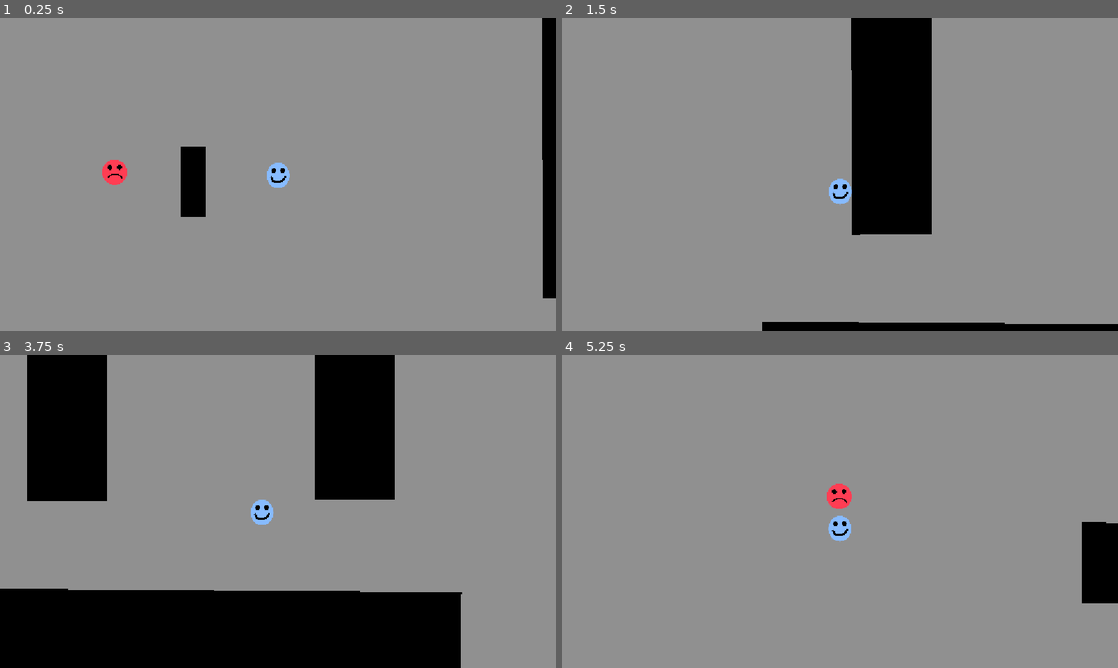
Above: before the commit, frames 1-4 (two rows, left to right).
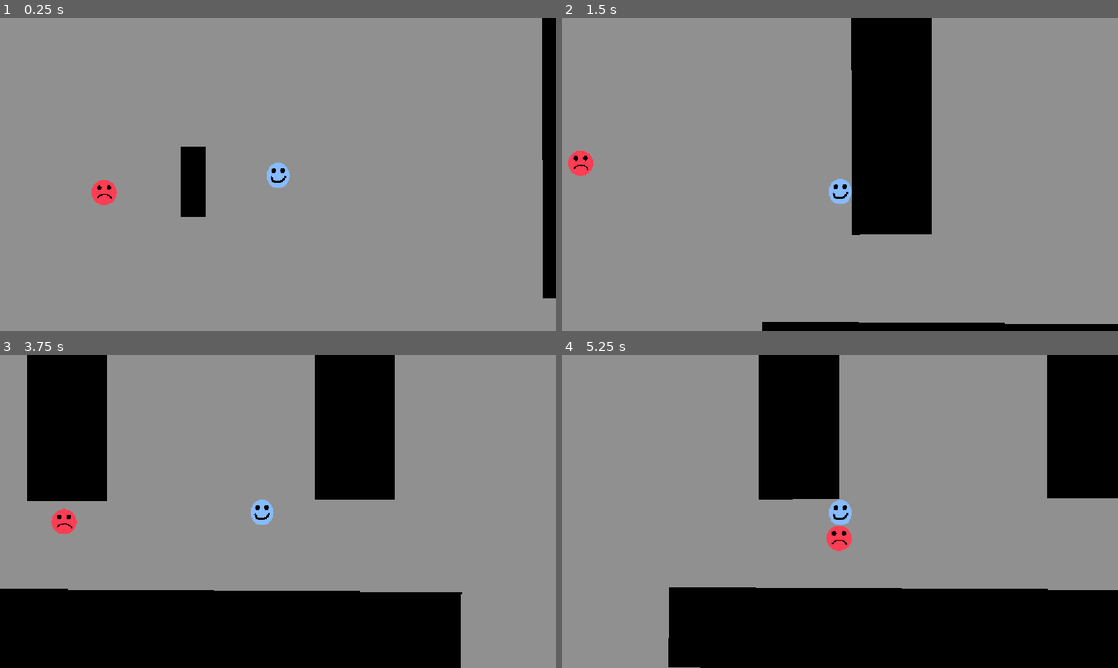
Above: after the commit, the same moments.

Repository: timothytse13/HvP
Game: Godot game, scene res://scene/main.tscn
The game is run twice, just before and just after one commit, with the same random seed, the same clock (stepped at 60 frames per second) and the same inputs.
Inputs:
- Up to frame 1 (0.25 s): no input
- Up to frame 2 (1.5 s): hold D (right) 0.53-1.28 s; hold S (down) from 1.28 s (still down)
- Up to frame 3 (3.75 s): release S (down) at 2.03 s; hold D (right) 2.03-2.78 s; hold W (up) 2.78-3.53 s; tap Enter at 3.5 s; hold A (left) from 3.53 s (still down)
- Up to frame 4 (5.25 s): release A (left) at 5.03 s; hold S (down) from 5.03 s (still down)

The runs differ from the first frame. In frame 1, 0.6% of the frame differs, in the area x 16-23%, y 45-60%; in frame 2, 0.3%; in frame 3, 0.3%; in frame 4, 35%, in the area x 19-100%, y 0-100%.

Commit message:
Added 2d Navmesh for enemy pathfinding

Diff:
--- a/scene/enemy.gd
+++ b/scene/enemy.gd
@@ -3,6 +3,7 @@
 
 const SPEED = 100.0
 
+@onready var nav_agent: NavigationAgent2D = $NavigationAgent2D
 
 var player: CharacterBody2D
 
@@ -12,7 +13,14 @@
 # TODO: remember to consolodate layer masks for collisions later
 #  		also remember to to make player camera restricted to border (so it doesn't show offmap items
 func _physics_process(delta: float) -> void:
-	if player:
-		var direction = global_position.direction_to(player.global_position)
-		velocity = direction * SPEED
-		move_and_slide()
+	if not player:
+		return
+	print("Found player")
+	nav_agent.target_position = player.global_position
+	var next_position = nav_agent.get_next_path_position()
+	var direction = global_position.direction_to(next_position)
+
+	print("enemy: ", global_position, " | Next: ", next_position, " | Direction: ", direction)
+
+	velocity = direction * SPEED
+	move_and_slide()
--- a/scene/enemy.tscn
+++ b/scene/enemy.tscn
@@ -18,3 +18,5 @@
 [node name="CollisionShape2D" type="CollisionShape2D" parent="." unique_id=1290400799]
 position = Vector2(0, 1)
 shape = SubResource("CapsuleShape2D_a4kta")
+
+[node name="NavigationAgent2D" type="NavigationAgent2D" parent="." unique_id=277578888]
--- a/scene/main.tscn
+++ b/scene/main.tscn
@@ -9,6 +9,13 @@
 
 [sub_resource type="RectangleShape2D" id="RectangleShape2D_h6au5"]
 size = Vector2(1153, 20)
+
+[sub_resource type="NavigationPolygon" id="NavigationPolygon_wp4xf"]
+vertices = PackedVector2Array(309, 165.8125, 251.07031, 165.95313, 251.07031, 99.97656, 309, 99.828125, 679.85156, 454.40625, 829.4297, 426.09375, 940.96094, 425.3125, 1028.4297, 425.09375, 1074.1094, 457.10938, 326.28906, 618.90625, 1131, 630.02344, 14.96875, 631.96875, 238.82031, 619.34375, 1131, 12.046875, 1073.5078, 544.5781, 741.96094, 426.3125, 740.96094, 32.039063, 541, 370, 541, 290, 679.2578, 541.8672, 1027.4297, 30.820313, 70, 15.7421875, 939.96094, 31.039063, 358.0703, 178.45313, 358.0703, 88, 492, 290, 324.39063, 224.64844, 492, 370, 828.4297, 31.820313, 229.89844, 51.007813, 230.02344, 90, 202, 90, 70, 64, 331.75, 214.78125, 331.65625, 178.45313, 14.0234375, 15.9375, 21, 15.921875, 21, 64, 236.92188, 225.07813, 202, 180.45313, 230.04688, 215.03906, 331.71875, 88, 331.6328, 50.757813, 229.9375, 180.45313)
+polygons = Array[PackedInt32Array]([PackedInt32Array(0, 1, 2, 3), PackedInt32Array(4, 5, 6, 7, 8), PackedInt32Array(9, 10, 11, 12), PackedInt32Array(8, 13, 10, 14), PackedInt32Array(15, 5, 4), PackedInt32Array(16, 15, 4, 17, 18), PackedInt32Array(14, 10, 9, 19), PackedInt32Array(13, 8, 7, 20), PackedInt32Array(21, 13, 20, 22), PackedInt32Array(23, 24, 16, 18, 25), PackedInt32Array(19, 9, 26, 27), PackedInt32Array(6, 5, 28, 22), PackedInt32Array(21, 22, 28, 16), PackedInt32Array(21, 29, 30, 31, 32), PackedInt32Array(33, 34, 23, 25, 27), PackedInt32Array(35, 36, 37, 11), PackedInt32Array(38, 12, 11, 37, 32, 39, 40), PackedInt32Array(24, 41, 42, 16), PackedInt32Array(39, 43, 40), PackedInt32Array(21, 16, 42, 29), PackedInt32Array(32, 31, 39), PackedInt32Array(38, 40, 33, 26), PackedInt32Array(26, 33, 27), PackedInt32Array(19, 27, 17, 4)])
+outlines = Array[PackedVector2Array]([PackedVector2Array(-2, 0, -1, 648, 1147, 646, 1147, -4)])
+source_geometry_mode = 2
+agent_radius = 16.0
 
 [node name="Main" type="Node2D" unique_id=1013720349]
 
@@ -47,7 +54,7 @@
 collision_mask = 0
 
 [node name="CollisionShape2D" type="CollisionShape2D" parent="Boundary/Border2" unique_id=1405863285]
-position = Vector2(1162, 320.25)
+position = Vector2(1157, 321.25)
 shape = SubResource("RectangleShape2D_a4kta")
 
 [node name="StaticBody2D" type="StaticBody2D" parent="Boundary" unique_id=712541119]
@@ -131,3 +138,6 @@
 scale = Vector2(-21.30963, 1.155643)
 collision_layer = 4
 collision_mask = 0
+
+[node name="NavigationRegion2D" type="NavigationRegion2D" parent="." unique_id=1565911227]
+navigation_polygon = SubResource("NavigationPolygon_wp4xf")
--- a/scene/test_object.tscn
+++ b/scene/test_object.tscn
@@ -3,7 +3,7 @@
 [sub_resource type="RectangleShape2D" id="RectangleShape2D_a4kta"]
 size = Vector2(17, 48)
 
-[node name="TestObject" type="StaticBody2D" unique_id=1373748153]
+[node name="TestObject" type="StaticBody2D" unique_id=1373748153 groups=["navigation_polygon_source_geometry_group"]]
 
 [node name="ColorRect" type="ColorRect" parent="." unique_id=1524167438]
 offset_right = 17.0
